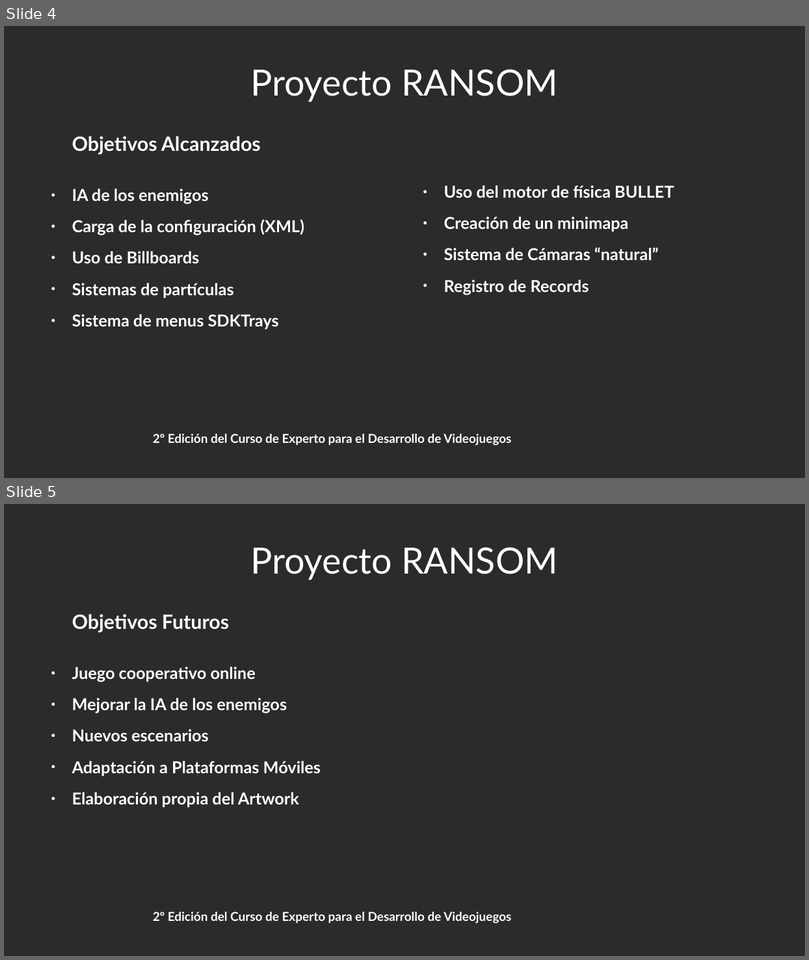
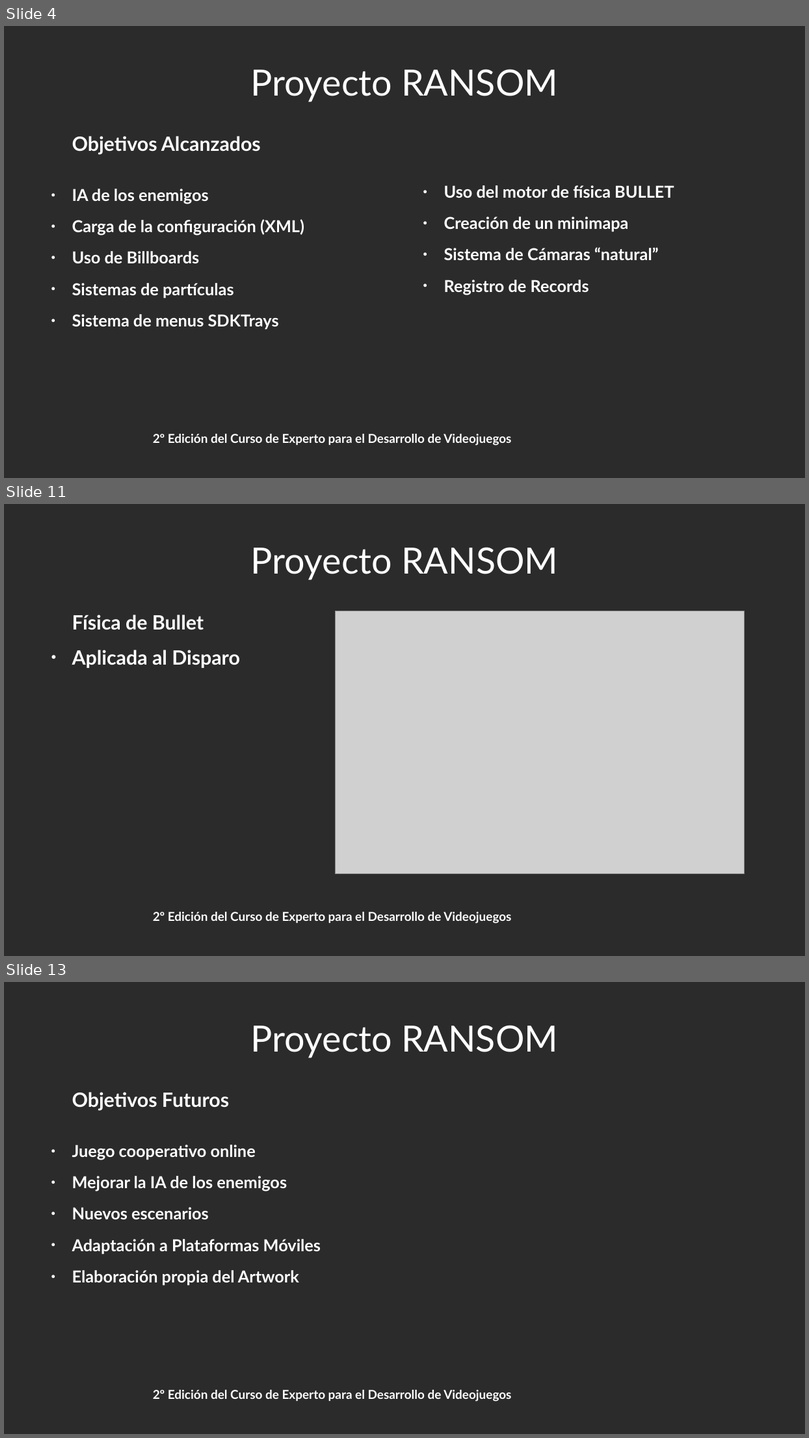
Before and after one commit to bievis/cedv-grupo4, a slide deck: ransom/doc/Presentacion/Presentacion.odp. Shown one above the other, each under a label of ours: slides 4 and 5 before the commit, slides 4, 11 and 13 after it; the slides between them are not shown. The pictures are 809x960 and 809x1438 pixels, drawn with LibreOffice and Linux fonts; fonts in the diff are those of the drawing; grey boxes stand for pictures; background and template pictures are left out; a plain dark background stands for a picture behind light text. Boxes give left, top, right and bottom in pixels: in the first picture for what was removed or moved away, otherwise in the second. Text is boxed around its words. In the diff, an @@ line names an element or a change of style, - is before the commit and + after.

```diff
--- a/ransom/doc/Presentacion/Presentacion.odp
+++ b/ransom/doc/Presentacion/Presentacion.odp
@@ slide 11 added at [4, 504, 805, 956], background picture (left out) @@
@@ title added at [250, 547, 558, 580], 44 pt, text #FFFFFF @@
+Proyecto RANSOM
@@ text added at [72, 614, 240, 668], 24 pt, text #FFFFFF, bold @@
+Física de Bullet
+● Aplicada al Disparo
@@ picture added at [336, 611, 744, 874] @@
@@ text added at [153, 912, 511, 923], 15 pt, text #FFFFFF, bold @@
+2º Edición del Curso de Experto para el Desarrollo de Videojuegos
@@ what was slide 5 is now slide 13 @@
```
Also in this commit, not shown: 8 other slides added.
